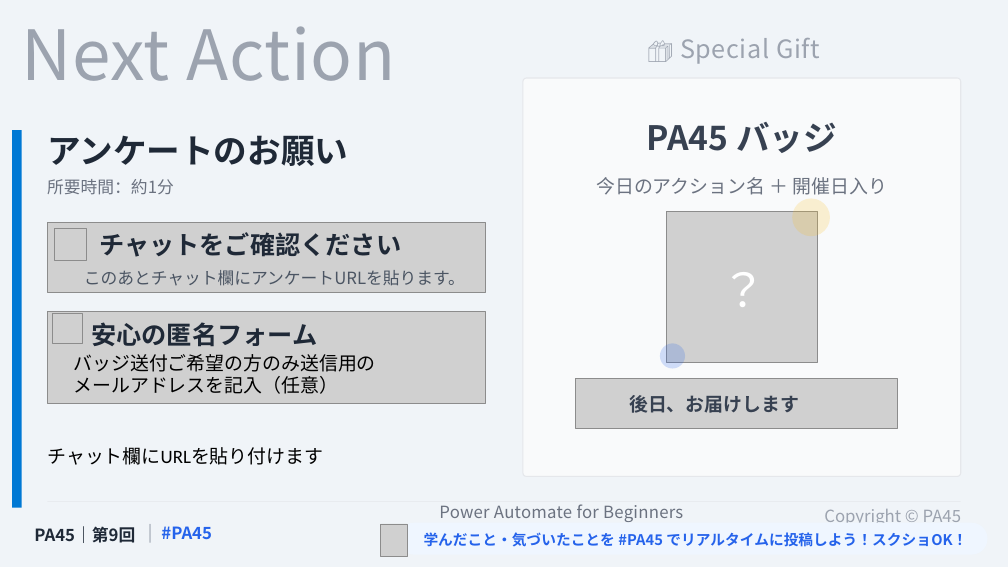
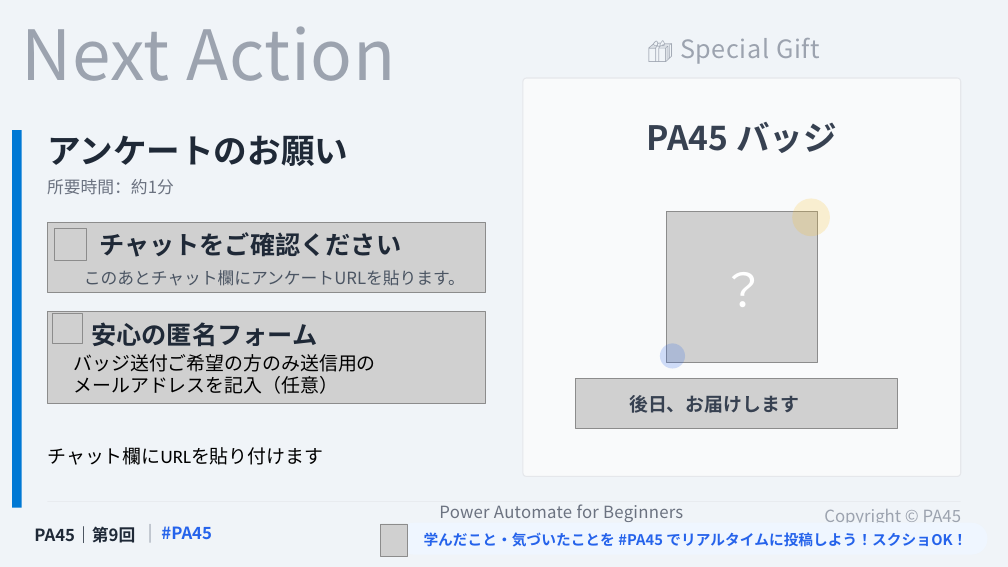
Before and after one commit to Haru-PowerPlatform/pa45, a slide deck: slide 13 of assets/pa45/P009_PA45_SharePointTeams_20260507.pptx (slide 12 before the commit). Drawn at 1008x567 pixels with LibreOffice and Linux fonts; fonts in the diff are those of the drawing; grey boxes stand for pictures; background and template pictures are left out. Boxes give left, top, right and bottom in pixels: in the first picture for what was removed or moved away, otherwise in the second. Text is boxed around its words. In the diff, an @@ line names an element or a change of style, - is before the commit and + after.

```diff
--- a/assets/pa45/P009_PA45_SharePointTeams_20260507.pptx
+++ b/assets/pa45/P009_PA45_SharePointTeams_20260507.pptx
@@ text removed at <box>596,177,887,195</box> @@
-今日のアクション名 ＋ 開催日入り
```
Also in this commit, not shown: 3 other slides changed, 1 slide added, 1 other file.
